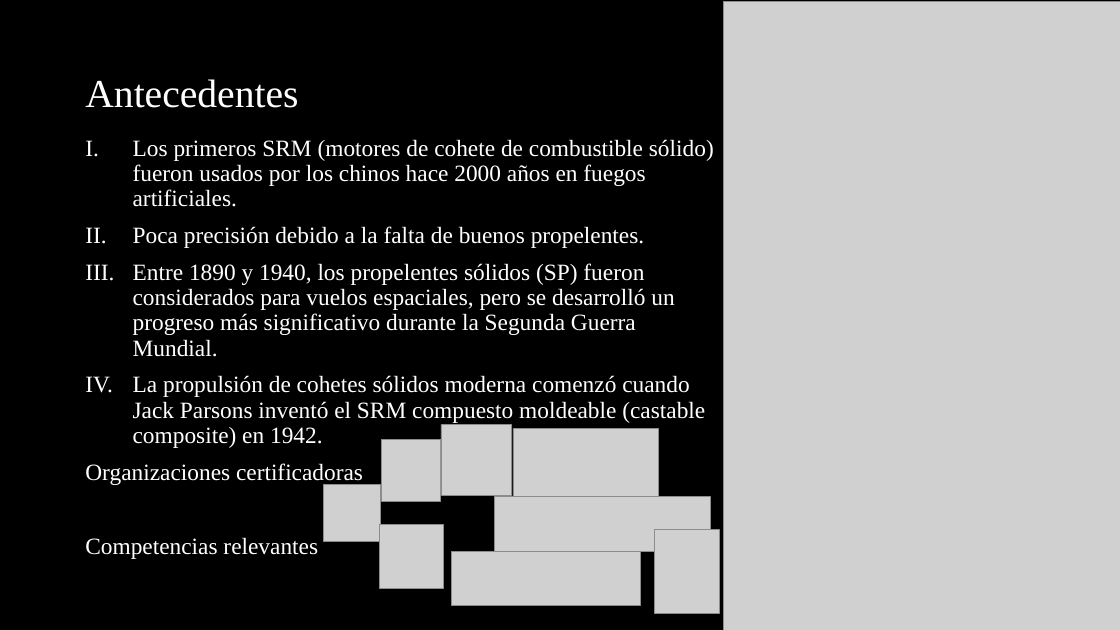
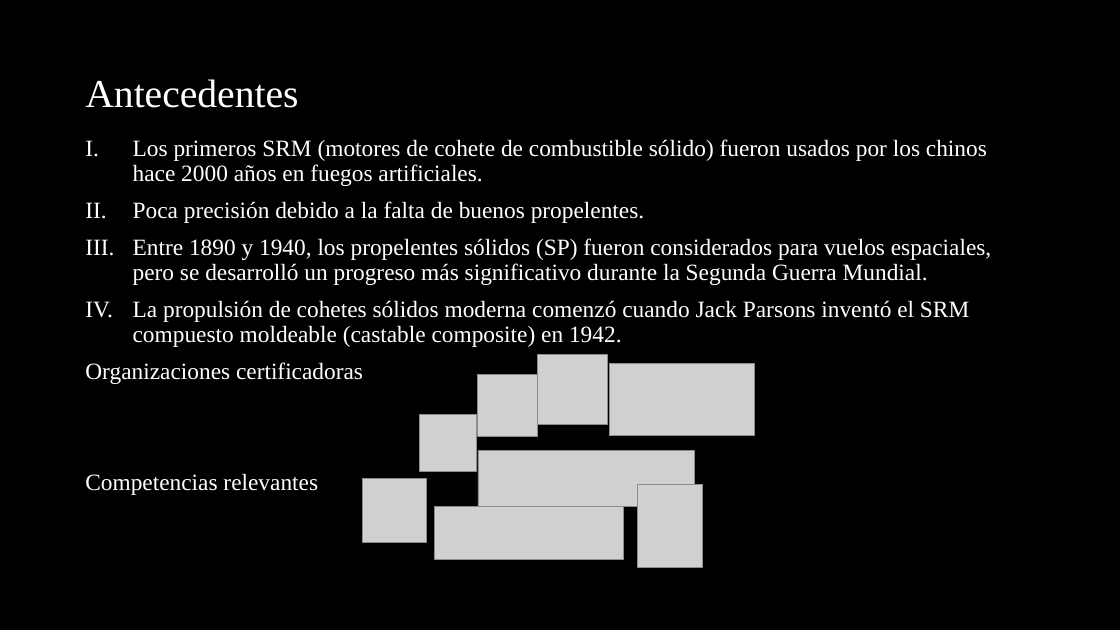
Before and after one commit to Archimedean2345/rocketry-aero-and-stability, a slide deck: slide 4 of Programa Ballista- R&D Seminary.pptx. Drawn at 1120x630 pixels with LibreOffice and Linux fonts; fonts in the diff are those of the drawing; grey boxes stand for pictures. Boxes give left, top, right and bottom in pixels: in the first picture for what was removed or moved away, otherwise in the second. Text is boxed around its words. In the diff, an @@ line names an element or a change of style, - is before the commit and + after.

```diff
--- a/Programa Ballista- R&D Seminary.pptx
+++ b/Programa Ballista- R&D Seminary.pptx
@@ picture removed at (x1=723, y1=2, x2=1120, y2=630) @@
@@ text "Los primeros SRM (motores de ..." rewrapped from (x1=85, y1=139, x2=714, y2=559) to (x1=85, y1=139, x2=991, y2=495) @@
@@ picture moved from (x1=441, y1=425, x2=512, y2=496) to (x1=537, y1=355, x2=607, y2=425) @@
@@ picture moved from (x1=382, y1=439, x2=441, y2=502) to (x1=478, y1=374, x2=537, y2=436) @@
@@ picture moved from (x1=513, y1=429, x2=659, y2=501) to (x1=609, y1=364, x2=755, y2=436) @@
@@ picture moved from (x1=323, y1=485, x2=381, y2=542) to (x1=420, y1=414, x2=477, y2=471) @@
@@ 4 pictures moved together from (x1=379, y1=497, x2=719, y2=613) to (x1=362, y1=451, x2=702, y2=567) @@
```
Also in this commit, not shown: 6 other files.
